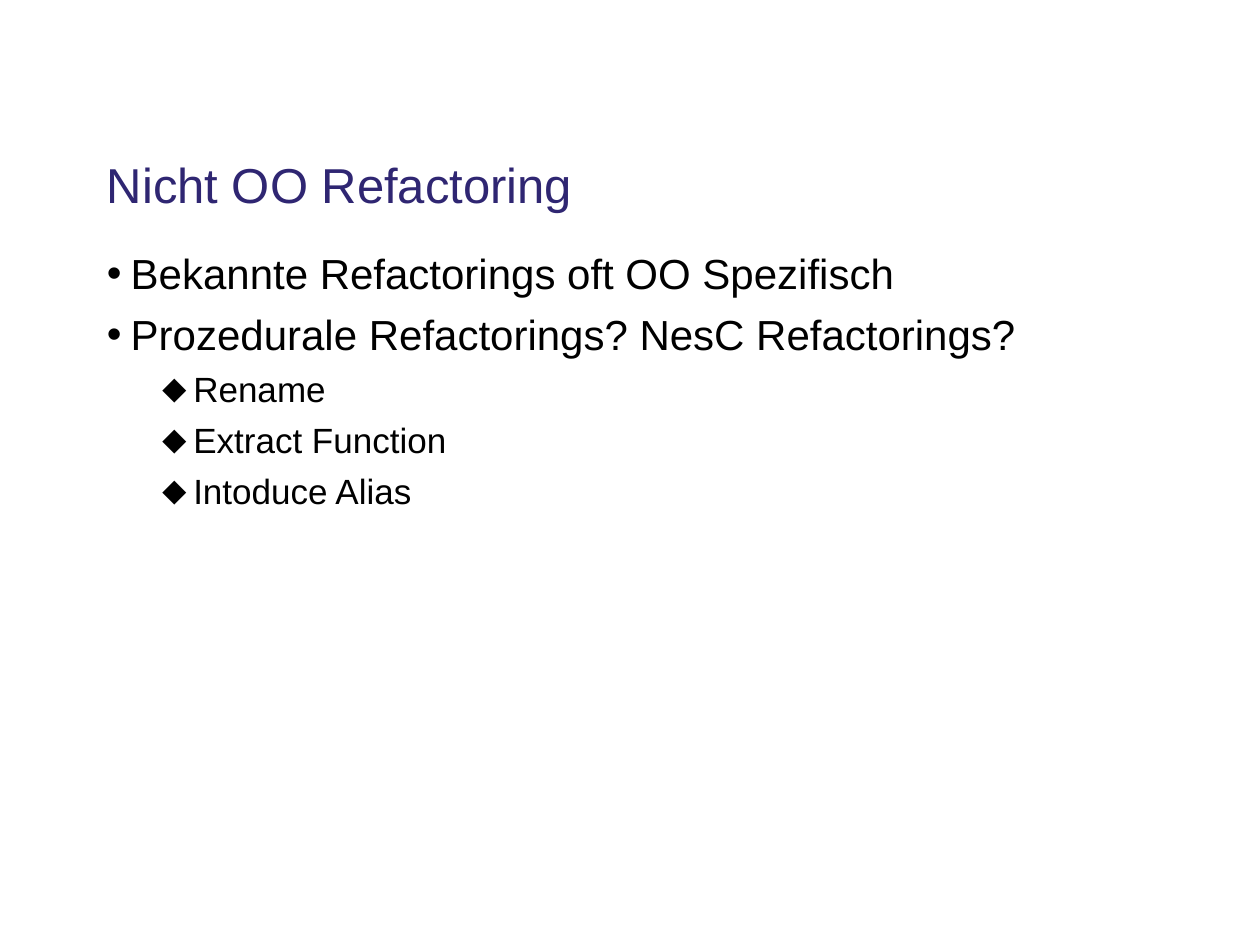
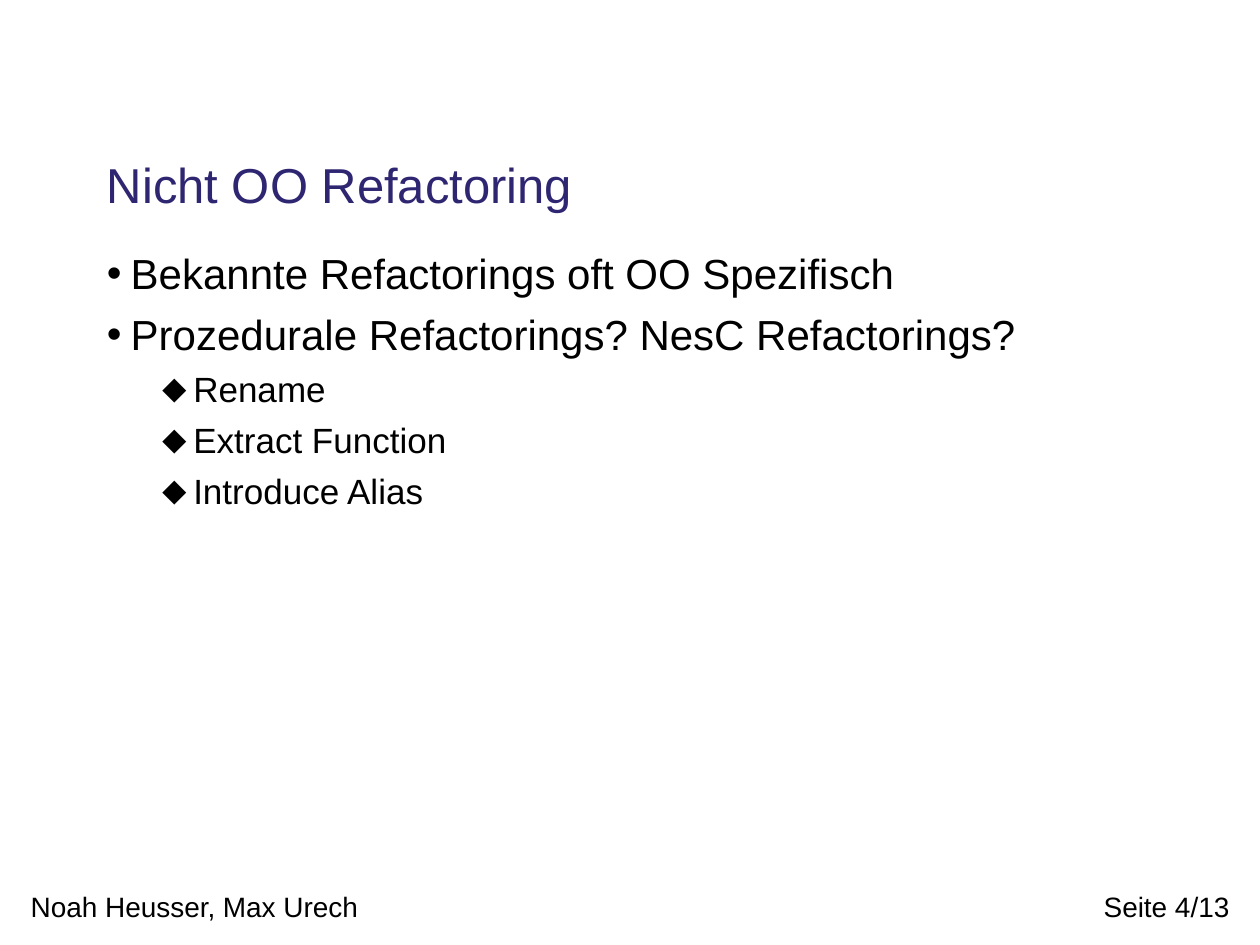
Before and after one commit to phsommer/yeti, a slide deck: slide 4 of TinyOS Refactoring/doc/presentation.odp. Drawn at 1260x945 pixels with LibreOffice and Linux fonts; fonts in the diff are those of the drawing; background and template pictures are left out. Boxes give left, top, right and bottom in pixels: in the first picture for what was removed or moved away, otherwise in the second. Text is boxed around its words. In the diff, an @@ line names an element or a change of style, - is before the commit and + after.

Commit message:
mini Demo & implementierte Refactorings

```diff
--- a/TinyOS Refactoring/doc/presentation.odp
+++ b/TinyOS Refactoring/doc/presentation.odp
@@ text at (193,478,423,505): text changed @@
-  ⬥ Intoduce Alias
+  ⬥ Introduce Alias
@@ text added at (31,896,357,921), 16 pt, text #000000 @@
+Noah Heusser, Max Urech
@@ page number added at (1104,896,1229,918), 16 pt, text #000000 @@
+Seite 4/13
```
Also in this commit, not shown: 8 other slides changed, 4 slides added.
